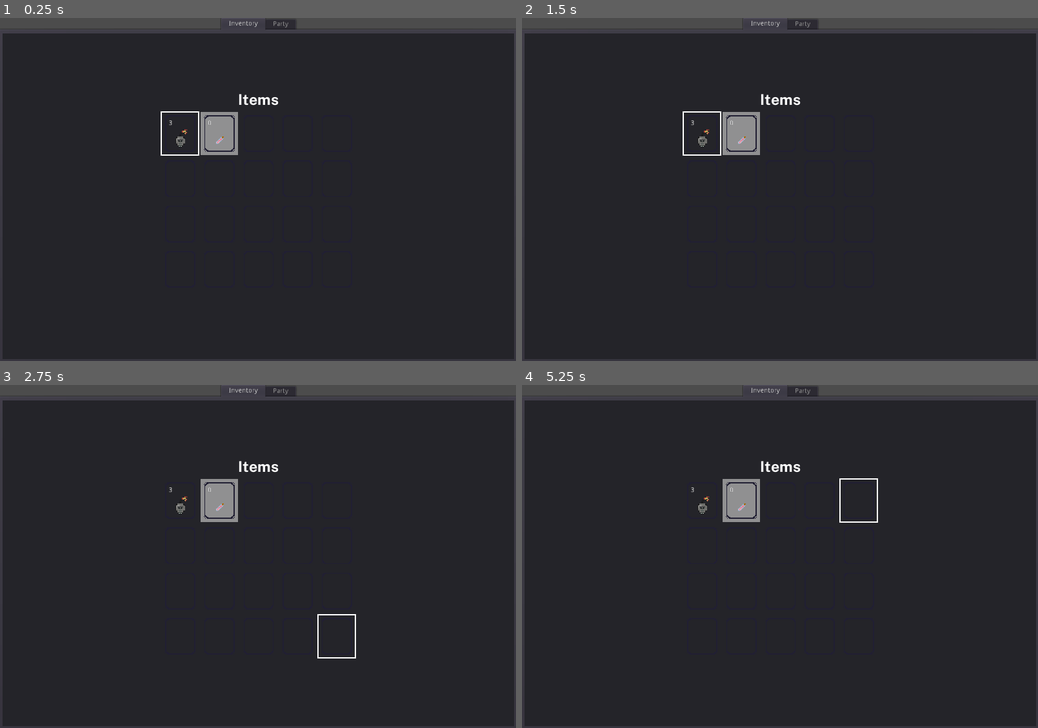
Above: before the commit, frames 1-4 (two rows, left to right).
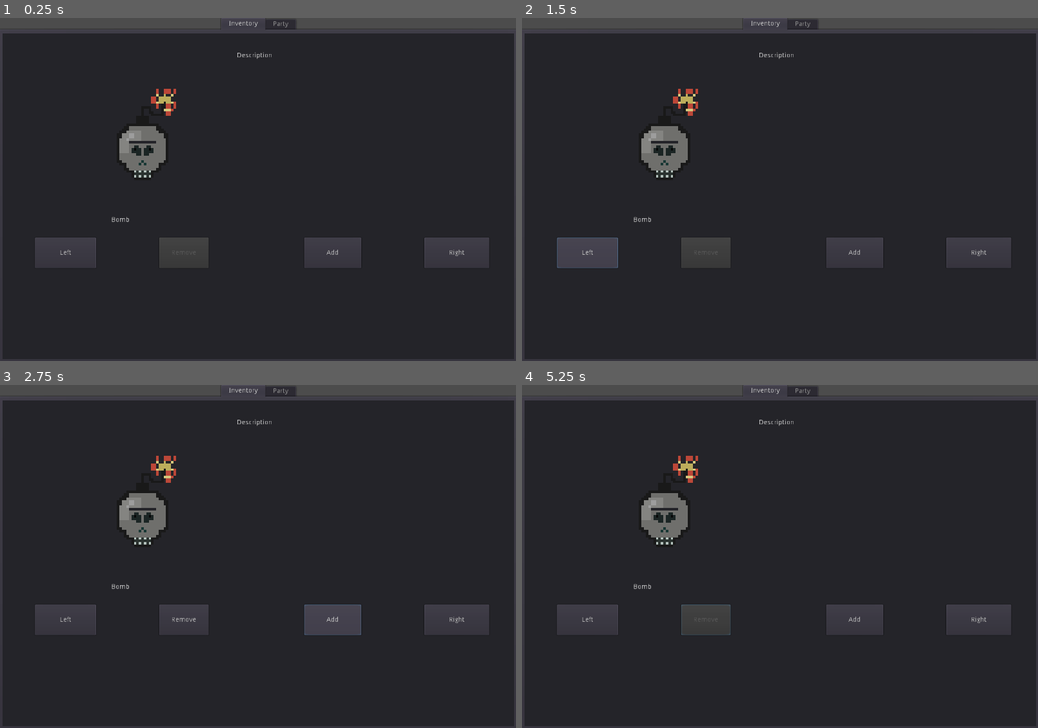
Above: after the commit, the same moments.

Repository: SiTOTG/Magic-Wars
Game: Godot game, scene res://World/Battle/PreBattle.tscn
Two runs of this game, one before a commit and one after it. Both use one fixed random seed, a clock stepped at 60 frames per second and the inputs below.
Inputs (mouse positions are in pixels of both pictures, inside the frame that each line leads up to):
- Up to frame 1 (0.25 s): no input
- Up to frame 2 (1.5 s): click (981, 251) at 0.5 s, where only the run after the commit has a clickable "Right"; click (589, 251) at 1.25 s, where only the run after the commit has a clickable "Left"
- Up to frame 3 (2.75 s): click (330, 618) at 2 s, where only the run after the commit has a clickable "Add"
- Up to frame 4 (5.25 s): click (707, 618) at 2.75 s, where only the run after the commit has a clickable "Remove"; tap Enter at 3.5 s; move the mouse to (893, 539) at 3.52 s; hold Right (Right) 3.53-4.28 s; tap Space (Accept) at 3.6, 4.25, 5 s; click (893, 539) at 3.67 s; move the mouse to (676, 573) at 4.27 s; hold Down (Down) 4.28-5.03 s; tap A (Attack) at 4.35 s; move the mouse to (831, 481) at 5.02 s; hold Right (Right) from 5.03 s (still down); tap S (Special) at 5.1 s

The runs differ from the first frame. In frame 1, 4.8% of the frame differs, in the area x 6-95%, y 9-73%; in frame 2, 5.2%; in frame 3, 5.1%; in frame 4, 4.9%.

Commit message:
Fix item selection position and add to prebattle scene

Diff:
--- a/Player/P1.tres
+++ b/Player/P1.tres
@@ -47,11 +47,13 @@
 script = ExtResource( 4 )
 item = ExtResource( 5 )
 remaining = 2
+stacks = 0
 
 [sub_resource type="Resource" id=2]
 script = ExtResource( 4 )
 item = ExtResource( 3 )
 remaining = 0
+stacks = 0
 
 [resource]
 script = ExtResource( 1 )
--- a/World/Battle/PreBattle.tscn
+++ b/World/Battle/PreBattle.tscn
@@ -2,7 +2,7 @@
 
 [ext_resource path="res://World/Battle/PreBattle.gd" type="Script" id=1]
 [ext_resource path="res://World/Battle/PreBattle/SingleCharacterView.tscn" type="PackedScene" id=2]
-[ext_resource path="res://World/Items/Inventory.tscn" type="PackedScene" id=3]
+[ext_resource path="res://World/Battle/PreBattle/SingleItemSelect.tscn" type="PackedScene" id=3]
 
 [node name="PreBattle" type="Control"]
 anchor_right = 1.0
@@ -21,11 +21,30 @@
 margin_right = -4.0
 margin_bottom = -4.0
 
-[node name="Panel" type="Panel" parent="Selector/Inventory"]
+[node name="ItemSelector" type="MarginContainer" parent="Selector/Inventory"]
+anchor_left = 1.0
+anchor_top = 0.5
 anchor_right = 1.0
-anchor_bottom = 1.0
+anchor_bottom = 0.5
+margin_left = -1036.0
+margin_top = -302.0
+margin_right = -13.0
+margin_bottom = 167.0
 
-[node name="InventoryScreen" parent="Selector/Inventory/Panel" instance=ExtResource( 3 )]
+[node name="ReferenceRect" type="ReferenceRect" parent="Selector/Inventory/ItemSelector"]
+margin_right = 1023.0
+margin_bottom = 469.0
+
+[node name="SingleItemView" parent="Selector/Inventory/ItemSelector" instance=ExtResource( 3 )]
+anchor_right = 0.0
+anchor_bottom = 0.0
+margin_right = 1023.0
+margin_bottom = 469.0
+
+[node name="GridItemView" type="Panel" parent="Selector/Inventory/ItemSelector"]
+visible = false
+margin_right = 1023.0
+margin_bottom = 469.0
 
 [node name="Party" type="Panel" parent="Selector"]
 visible = false
--- a/World/Battle/PreBattle/SingleItemSelect.tscn
+++ b/World/Battle/PreBattle/SingleItemSelect.tscn
@@ -46,31 +46,45 @@
 margin_bottom = 39.0
 
 [node name="Right" type="Button" parent="."]
-margin_left = 888.0
-margin_top = 640.0
-margin_right = 1024.0
-margin_bottom = 704.0
+anchor_left = 1.0
+anchor_top = 1.0
+anchor_right = 1.0
+anchor_bottom = 1.0
+margin_left = -175.0
+margin_top = -80.0
+margin_right = -39.0
+margin_bottom = -16.0
 text = "Right"
 
 [node name="Left" type="Button" parent="."]
-margin_left = 64.0
-margin_top = 640.0
-margin_right = 192.0
-margin_bottom = 704.0
+anchor_top = 1.0
+anchor_bottom = 1.0
+margin_left = 32.0
+margin_top = -80.0
+margin_right = 160.0
+margin_bottom = -16.0
 text = "Left"
 
 [node name="Add" type="Button" parent="."]
-margin_left = 648.0
-margin_top = 640.0
-margin_right = 768.0
-margin_bottom = 704.0
+anchor_left = 0.5
+anchor_top = 1.0
+anchor_right = 0.5
+anchor_bottom = 1.0
+margin_left = 84.0
+margin_top = -80.0
+margin_right = 204.0
+margin_bottom = -16.0
 text = "Add"
 
 [node name="Remove" type="Button" parent="."]
-margin_left = 320.0
-margin_top = 640.0
-margin_right = 424.0
-margin_bottom = 704.0
+anchor_left = 0.5
+anchor_top = 1.0
+anchor_right = 0.5
+anchor_bottom = 1.0
+margin_left = -220.0
+margin_top = -80.0
+margin_right = -116.0
+margin_bottom = -16.0
 text = "Remove"
 
 [connection signal="pressed" from="Right" to="." method="_on_Right_pressed"]
